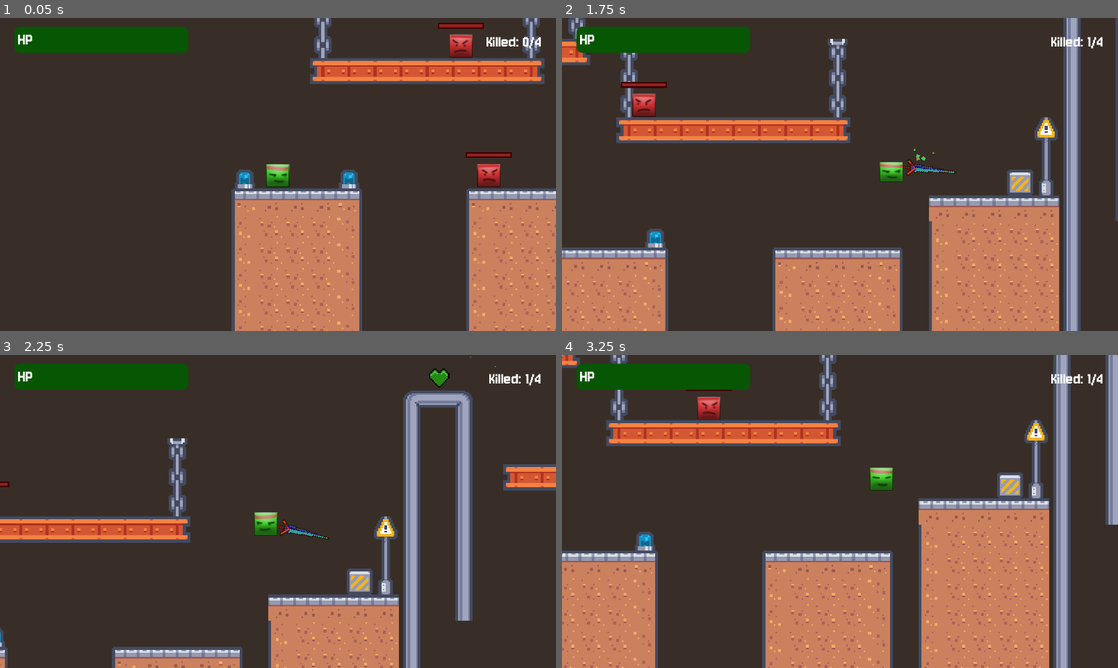
Above: before the commit, frames 1-4 (two rows, left to right).
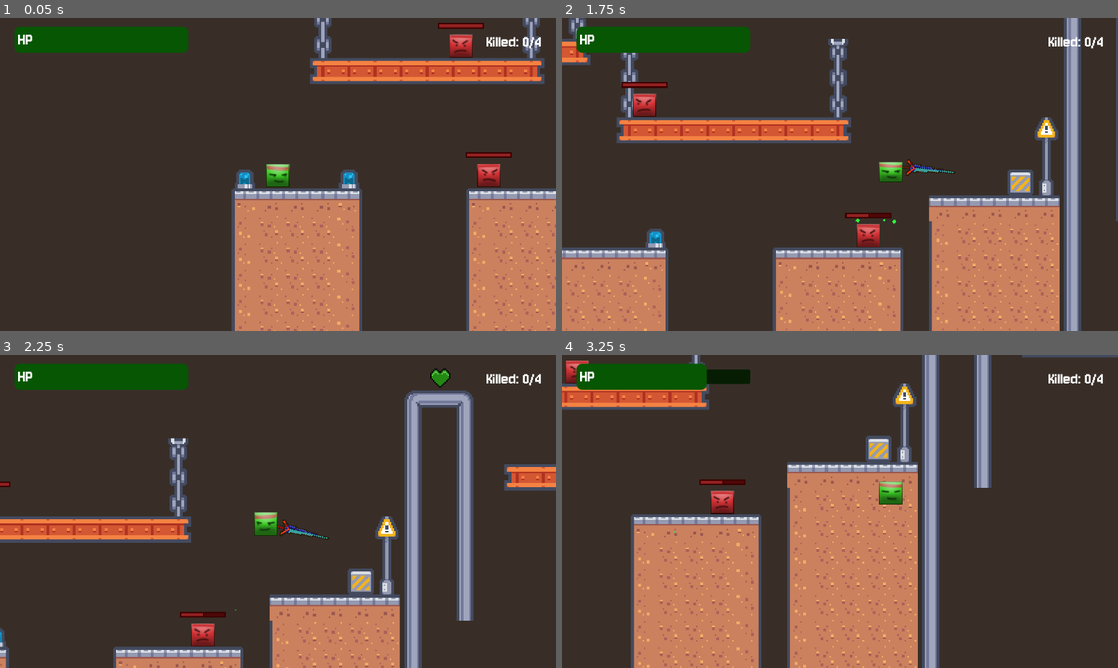
Above: after the commit, the same moments.

Repository: Kolgolar/NG_Platformer
Game: Godot game, scene res://assets/main/main.tscn
Two runs of this game, one before a commit and one after it. Both use one fixed random seed, a clock stepped at 60 frames per second and the inputs below.
Inputs:
- Up to frame 1 (0.05 s): no input
- Up to frame 2 (1.75 s): hold Space (attack) 0.53-1.28 s; hold Right (move_right) from 0.53 s (still down); tap W (move_jump) at 0.77, 0.8, 1.07, 1.35, 1.52 s; tap Space (attack) at 1.55 s
- Up to frame 3 (2.25 s): tap W (move_jump) at 1.82 s; release Right (move_right) at 2.03 s; hold Left (move_left) from 2.03 s (still down); hold Space (attack) from 2.03 s (still down)
- Up to frame 4 (3.25 s): tap W (move_jump) at 2.3, 3.02 s; release Left (move_left) at 2.78 s; release Space (attack) at 2.78 s; hold Right (move_right) from 2.78 s (still down); tap Space (attack) at 2.85 s

Frame 1 is identical in both runs. In frame 2, 2.4% of the frame differs, in the area x 0-100%, y 0-100%; in frame 3, 4.7%; in frame 4, 56%.

Commit message:
Lil' fixes

Diff:
--- a/assets/chars/enemies/basic/enemy_basic.tscn
+++ b/assets/chars/enemies/basic/enemy_basic.tscn
@@ -97,17 +97,21 @@
 
 [node name="AttackTimeout" type="Timer" parent="."]
 unique_name_in_owner = true
+process_callback = 0
 wait_time = 0.75
 one_shot = true
 
 [node name="AttackTicker" type="Timer" parent="."]
 unique_name_in_owner = true
+process_callback = 0
 wait_time = 0.05
 
 [node name="StunTimer" type="Timer" parent="."]
 unique_name_in_owner = true
+process_callback = 0
 
 [node name="DirChangeTimer" type="Timer" parent="."]
+process_callback = 0
 one_shot = true
 
 [connection signal="hp_changed" from="." to="HealthBar" method="set_hp"]
--- a/assets/chars/player/player.gd
+++ b/assets/chars/player/player.gd
@@ -13,6 +13,7 @@
 var _was_on_floor := false
 var _knockback_vel_x_add := 0.
 var _curr_dir := Lib.Direction.RIGHT
+var _can_bottom_attack := true
 
 @export_category("Movement")
 @export var max_move_speed: float = 350.
@@ -30,8 +31,6 @@
 	set(value):
 		max_hp = value
 		max_hp_changed.emit(value)
-@export var melee_damage := 50.
-@export var ranged_damage := 33.
 @export var melee_weapon: MeleeWeapon
 @export var bottom_attack: AttackParams
 
@@ -51,8 +50,6 @@
 
 func _physics_process(delta: float) -> void:
 	_movement(delta)
-
-
 
 
 func _unhandled_input(event: InputEvent) -> void:
@@ -107,8 +104,7 @@
 			should_jump = true
 
 		if should_jump:
-			velocity.y = -jump_vel
-			%PlayerSprite.start_squish_tween()
+			_jump()
 
 	#----------------------------
 	# Если находимся на земле
@@ -117,7 +113,8 @@
 		# Если только что призмелились
 		if !_was_on_floor:
 			%PlayerSprite.start_squish_tween()
-			_clone_particles(landing_particles)
+			landing_particles.restart()
+			landing_particles.emitting = true
 			_was_on_floor = true
 		_can_floor_jump = true
 		_air_jumps_q = 0
@@ -135,10 +132,9 @@
 	move_and_slide()
 
 
-func _clone_particles(particles: DisposableParticles, deleting_time := 4.0):
-	var cloned_p = particles.duplicate()
-	%Particles.add_child(cloned_p)
-	cloned_p.start()
+func _jump():
+	velocity.y = -jump_vel
+	%PlayerSprite.start_squish_tween()
 
 
 func _clear_platform_exceptions():
@@ -163,9 +159,17 @@
 		pick_up_item(area)
 
 
-func _on_bottom_attack_timer_timeout() -> void:
+func _on_bottom_attack_ticker_timeout() -> void:
 	if velocity.y < 0: return
 	var enemies = %BottomAttackArea.get_overlapping_bodies()
+	if enemies.size() == 0: return
+	_jump()
+	if !_can_bottom_attack: return
 	for enemy in enemies:
 		enemy.hit(bottom_attack, global_position)
-		velocity.y = -jump_vel
+	_can_bottom_attack = false
+	%BottomAttackThreshold.start()
+
+
+func _on_bottom_attack_threshold_timeout() -> void:
+	_can_bottom_attack = true
--- a/assets/chars/player/player.tscn
+++ b/assets/chars/player/player.tscn
@@ -12,9 +12,9 @@
 
 [sub_resource type="Resource" id="Resource_cks2t"]
 script = ExtResource("2_qf4kh")
-damage = 99999.0
+damage = 10.0
 knockback = 0.0
-stun_time = 0.2
+stun_time = 1.0
 metadata/_custom_type_script = "uid://ccnhjawrmkyt3"
 
 [sub_resource type="RectangleShape2D" id="RectangleShape2D_h1s8d"]
@@ -58,7 +58,7 @@
 hue_variation_max = 0.3
 
 [sub_resource type="RectangleShape2D" id="RectangleShape2D_qf4kh"]
-size = Vector2(16, 2)
+size = Vector2(12, 2)
 
 [node name="Player" type="CharacterBody2D" node_paths=PackedStringArray("landing_particles", "melee_weapon")]
 collision_layer = 2
@@ -110,7 +110,6 @@
 process_material = SubResource("ParticleProcessMaterial_v2miy")
 
 [node name="LandingParticles" type="GPUParticles2D" parent="Particles"]
-visible = false
 position = Vector2(0, 8)
 emitting = false
 one_shot = true
@@ -130,13 +129,22 @@
 
 [node name="AirStateDelayTimer" type="Timer" parent="."]
 unique_name_in_owner = true
+process_callback = 0
 one_shot = true
 
-[node name="BottomAttackTimer" type="Timer" parent="."]
+[node name="BottomAttackTicker" type="Timer" parent="."]
 unique_name_in_owner = true
+process_callback = 0
 wait_time = 0.05
 autostart = true
 
+[node name="BottomAttackThreshold" type="Timer" parent="."]
+unique_name_in_owner = true
+process_callback = 0
+wait_time = 0.2
+one_shot = true
+
 [connection signal="area_entered" from="TriggerArea" to="." method="_on_trigger_area_area_entered"]
 [connection signal="timeout" from="AirStateDelayTimer" to="." method="_on_air_state_delay_timer_timeout"]
-[connection signal="timeout" from="BottomAttackTimer" to="." method="_on_bottom_attack_timer_timeout"]
+[connection signal="timeout" from="BottomAttackTicker" to="." method="_on_bottom_attack_ticker_timeout"]
+[connection signal="timeout" from="BottomAttackThreshold" to="." method="_on_bottom_attack_threshold_timeout"]
